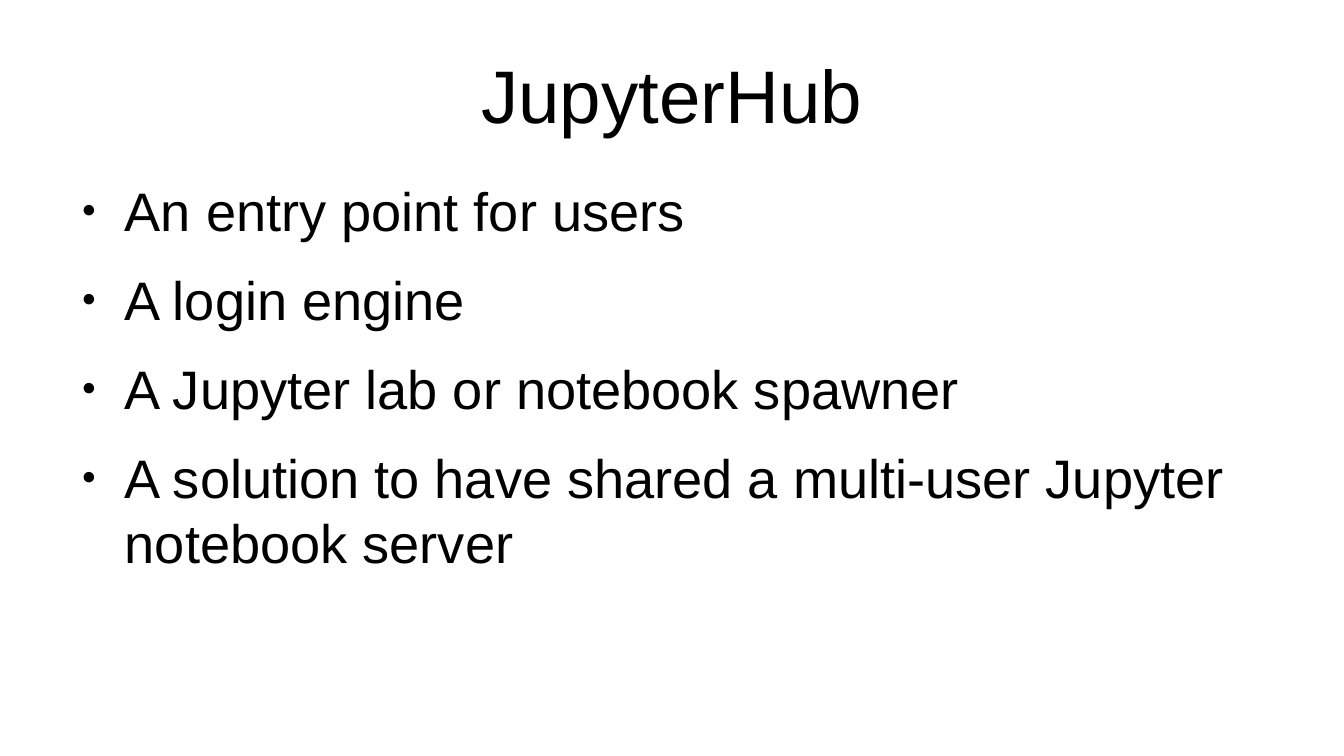
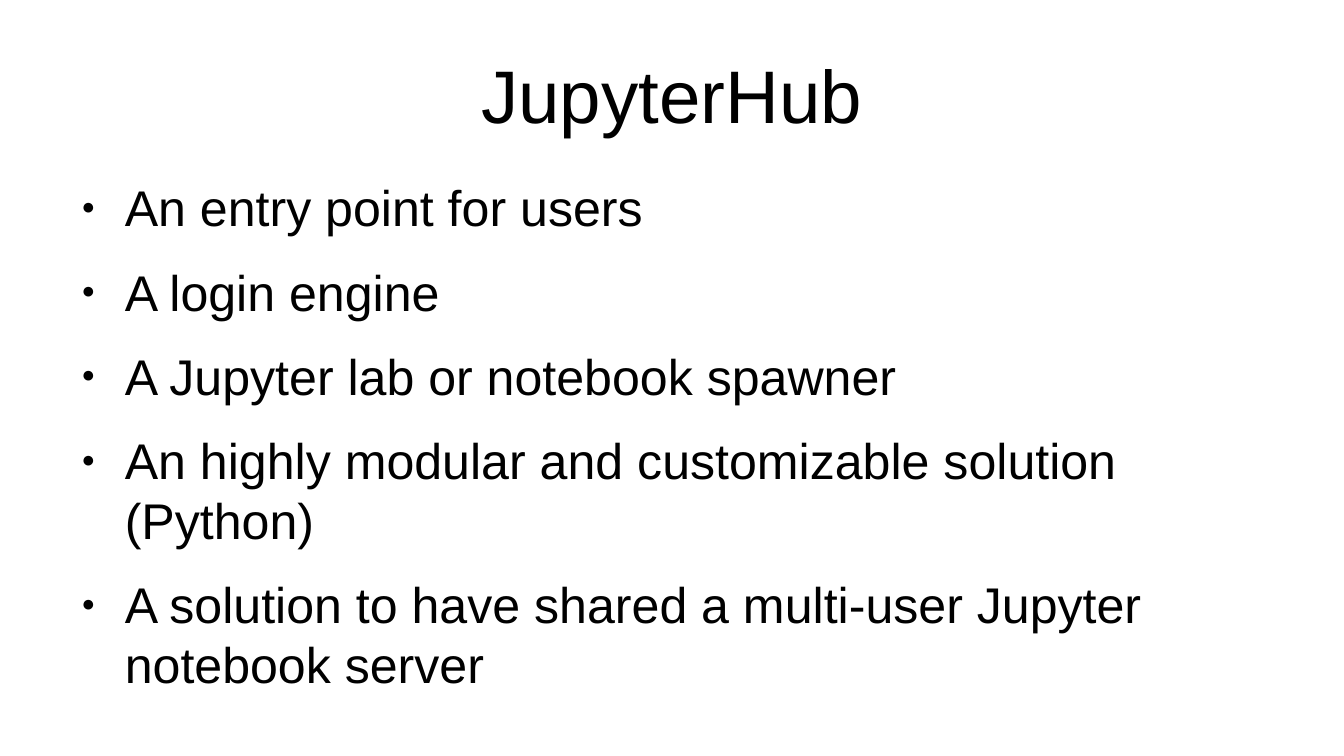
Before and after one commit to jeandet/PICo_Jupyter, a slide deck: slide 9 of PICoJupyter14042022Jeandet.odp (slide 8 before the commit). Drawn at 1344x756 pixels with LibreOffice and Linux fonts; fonts in the diff are those of the drawing. Boxes give left, top, right and bottom in pixels: in the first picture for what was removed or moved away, otherwise in the second. Text is boxed around its words. In the diff, an @@ line names an element or a change of style, - is before the commit and + after.

```diff
--- a/PICoJupyter14042022Jeandet.odp
+++ b/PICoJupyter14042022Jeandet.odp
@@ text at [125,189,1141,633]: size 32 to 29.6 pt in "An entry point for users", "A login engine", "A Jupyter lab or notebook spawner", "A solution to have shared a multi-user ..." @@
@@ text at [125,442,1116,549]: paragraph added @@
+● An highly modular and customizable solution (Python)
```
Also in this commit, not shown: 10 other slides changed, 5 slides added, 12 other files.
